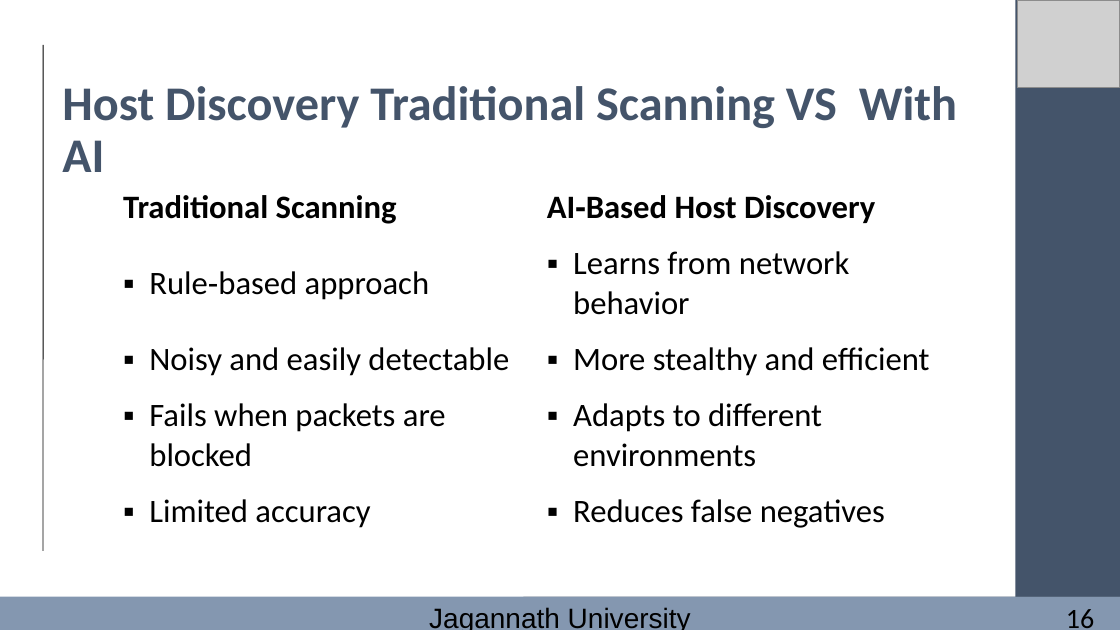
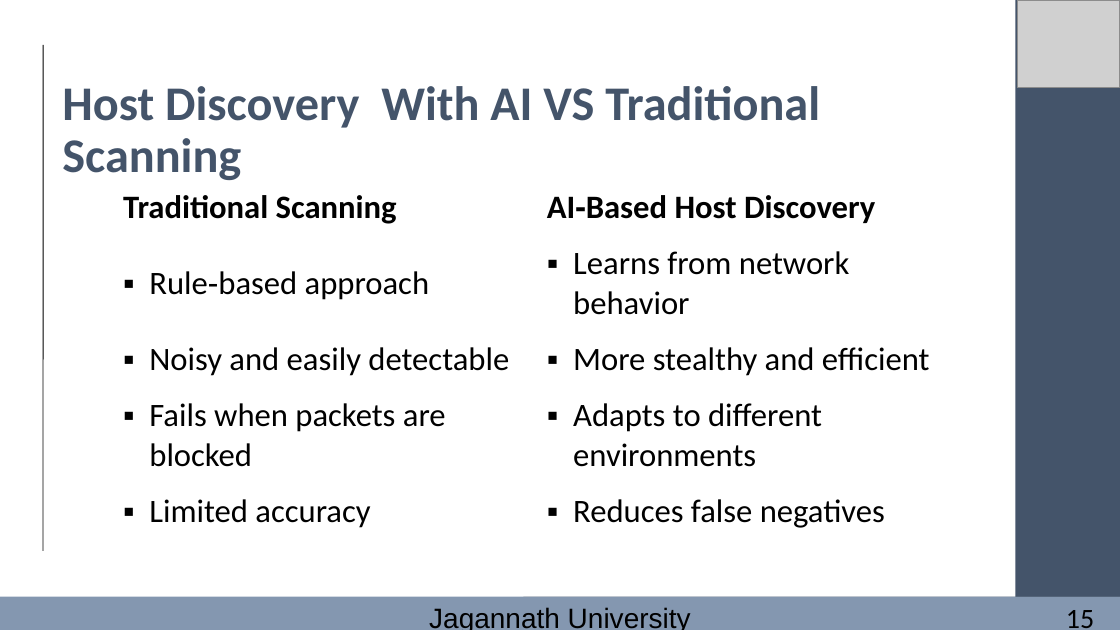
Before and after one commit to FarhanaSuci/MSc_JnU_PresentationSlides, a slide deck: slide 15 of Presentetion_EthicalHacking (1).pptx. Drawn at 1120x630 pixels with LibreOffice and Linux fonts; fonts in the diff are those of the drawing; grey boxes stand for pictures. Boxes give left, top, right and bottom in pixels: in the first picture for what was removed or moved away, otherwise in the second. Text is boxed around its words. In the diff, an @@ line names an element or a change of style, - is before the commit and + after.

```diff
--- a/Presentetion_EthicalHacking (1).pptx
+++ b/Presentetion_EthicalHacking (1).pptx
@@ title at (62, 86, 820, 180): text changed @@
-Host Discovery Traditional Scanning VS With AI
+Host Discovery With AI VS Traditional Scanning
@@ text at (1066, 610, 1094, 628): text changed @@
-16
+15
```
Also in this commit, not shown: 30 other slides changed.
